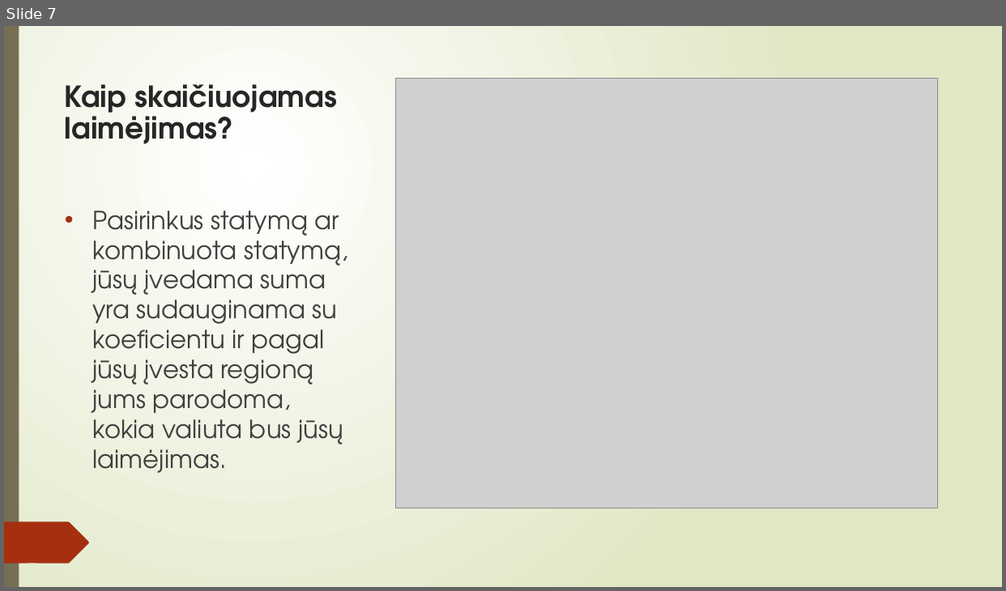
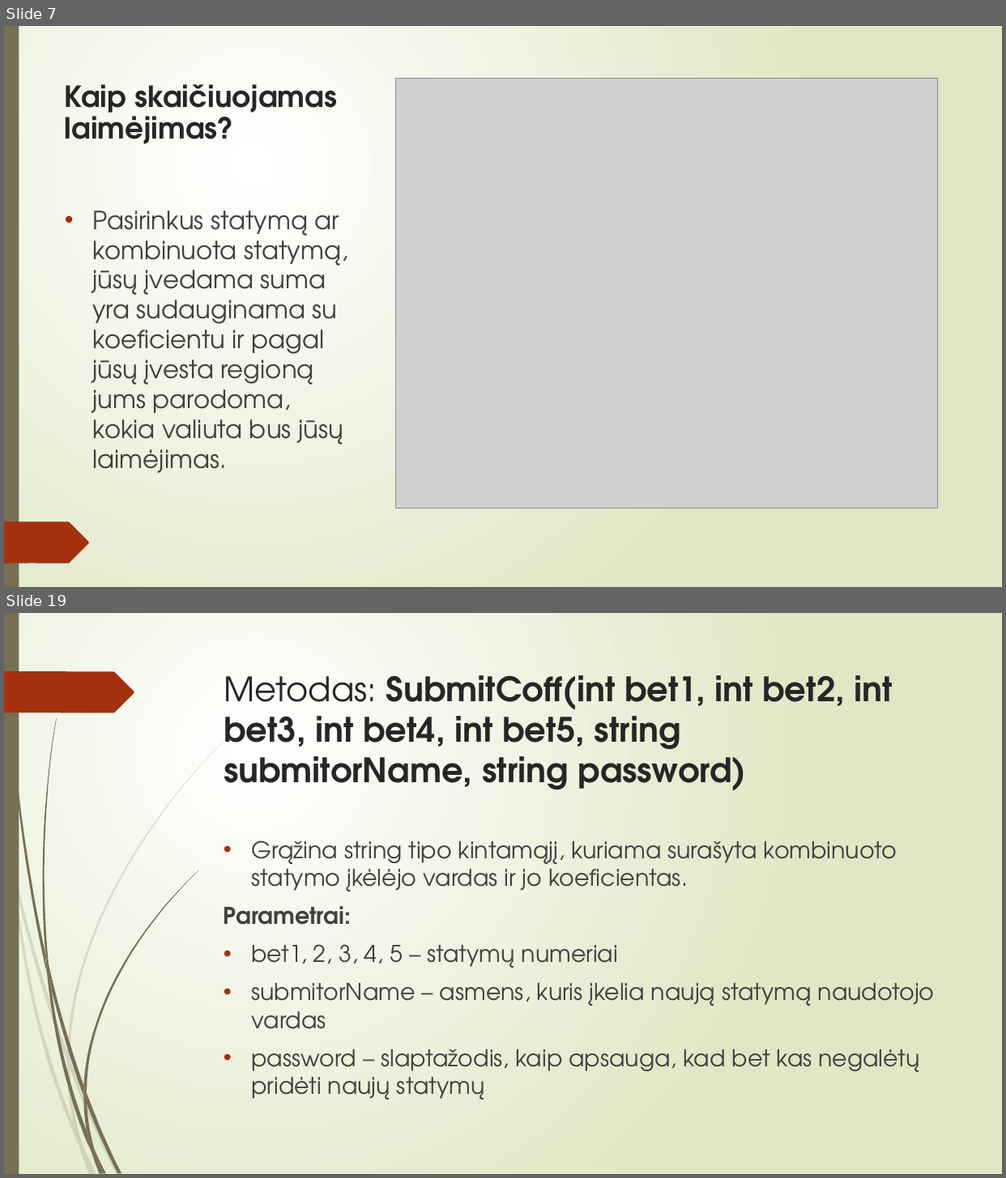
Before and after one commit to PetrasBukelis/WebServiceFinalProject, a slide deck: Bets4You Pristatymas.pptx. Shown one above the other, each under a label of ours: slide 7 before the commit, slides 7 and 19 after it; the slides between them are not shown. The pictures are 1006x591 and 1006x1178 pixels, drawn with LibreOffice and Linux fonts; fonts in the diff are those of the drawing; grey boxes stand for pictures. Boxes give left, top, right and bottom in pixels: in the first picture for what was removed or moved away, otherwise in the second. Text is boxed around its words. In the diff, an @@ line names an element or a change of style, - is before the commit and + after.

```diff
--- a/Bets4You Pristatymas.pptx
+++ b/Bets4You Pristatymas.pptx
@@ slide 19 added at box(4, 613, 1002, 1174), background gradient #FFFFFF to #DFE8C4; not listed: 23 template elements that a slide beside it also shows @@
@@ rectangle added at box(4, 613, 19, 1174), fill #766F54 @@
@@ title added at box(224, 675, 893, 790), 32.4 pt, text #262626, bold @@
+Metodas: SubmitCoff(int bet1, int bet2, int bet3, int bet4, int bet5, string submitorName, string password)
@@ text added at box(224, 841, 935, 1100), 22.2 pt, text #404040 @@
+• Grąžina string tipo kintamąjį, kuriama surašyta kombinuoto statymo įkėlėjo vardas ir jo koeficientas.
+Parametrai:
+• bet1, 2, 3, 4, 5 – statymų numeriai
+• submitorName – asmens, kuris įkelia naują statymą naudotojo vardas
+• password – slaptažodis, kaip apsauga, kad bet kas negalėtų pridėti naujų statymų
```
Also in this commit, not shown: 13 other slides added.
